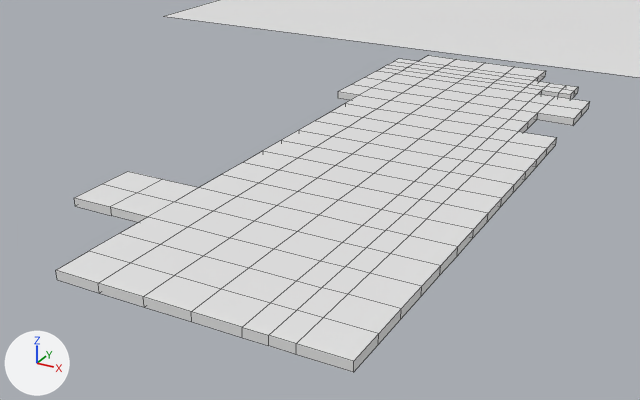
The Blender file floor/f2.blend as it was, and as the next commit left it.
Before and after are seen from a camera (50 mm lens) standing at (214.0, -530.0, 197.0) and looking at (-31.0, -85.0, -26.0). Every picture has the same lights, and +X, +Y and +Z are marked at lower left. Mesh edges are drawn as thin lines.

The older version as bpy lines, for what is in view:
```python
me_cube_001 = bpy.data.meshes.new('Cube.001')
me_cube_001.from_pydata(...)  # 424 vertices, 380 faces; spans x -1.0..0.78, y -1.0..0.6, z -1.0..1.0
me_plane = bpy.data.meshes.new('Plane')
me_plane.from_pydata([(-1.0, -1.0, 0.0), (1.0, -1.0, 0.0), (-1.0, 1.0, 0.0), (1.0, 1.0, 0.0)], [], [(0, 1, 3, 2)])
ob_cube = bpy.data.objects.new('Cube', me_cube_001)
ob_cube.location = (0.0, 0.0, 3.0)
ob_cube.scale = (114.0, 275.0, 2.5)
ob_plane = bpy.data.objects.new('Plane', me_plane)
ob_plane.location = (0.0, 576.8, 0.0)
ob_plane.scale = (375.0, 375.0, 1.0)
```
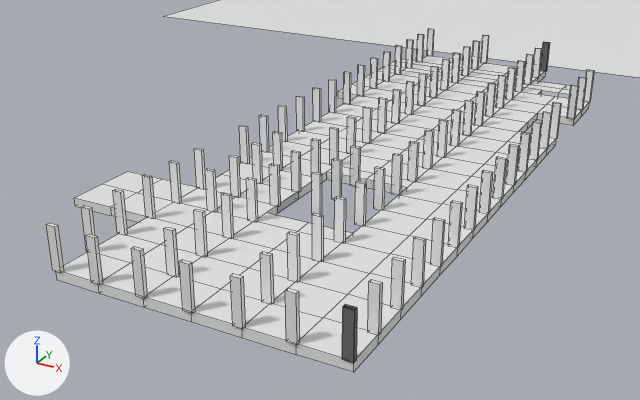
Boxes [x1, y1, x2, y2] around the edits, measured in the pictures (640 x 400 px):
'Cube', reshaped: before [56, 55, 589, 372]; after [56, 56, 589, 372]
'pillars', added: after [46, 28, 594, 363]
part 1 of me_cube_001, cut back: before [214, 81, 566, 354]; after [217, 81, 566, 354]

The change in detail:
me_cube_001 is used by ob_cube; location (0.0, 0.0, 3.0); scale (114.0, 275.0, 2.5).
me_cube_001 had 424 vertices, 380 faces and spanned x -1.0..0.78, y -1.0..0.6, z -1.0..1.0.
me_cube_001 now has 386 vertices, 344 faces and spans x -1.0..0.78, y -1.0..0.6, z -1.0..1.0.
Part 1, on me_cube_001:
48 vertices are removed from x 0.11..0.44, y -1.0..0.48, z -1.0..1.0.
100 faces are deleted.
2 vertices move from x 0.33, y -0.6..-0.44, z -1.0 to x 0.33, y -0.64..-0.4, z -1.0.
4 vertices are added at (0.11, -0.64, -1.0), (0.33, -0.64, 1.0), (0.11, -0.64, 1.0), (-0.11, -0.4, 0.83).
6 new vertices lie (0.0, -0.04, 0.0) away from vertices in x -0.11..0.33, y -0.6..-0.36, z -1.0..1.0.
64 new faces join them.
Mesh me_cube is new.
It has 752 vertices, 561 faces and spans x -26.0..36.0, y -276.0..166.0, z -1.0..1.0.
Object 'pillars' (ob_pillars) is new; it shows me_cube.
Its location is (0.0, 0.0, 17.0).
Its scale is (2.5, 1.0, 11.5).
